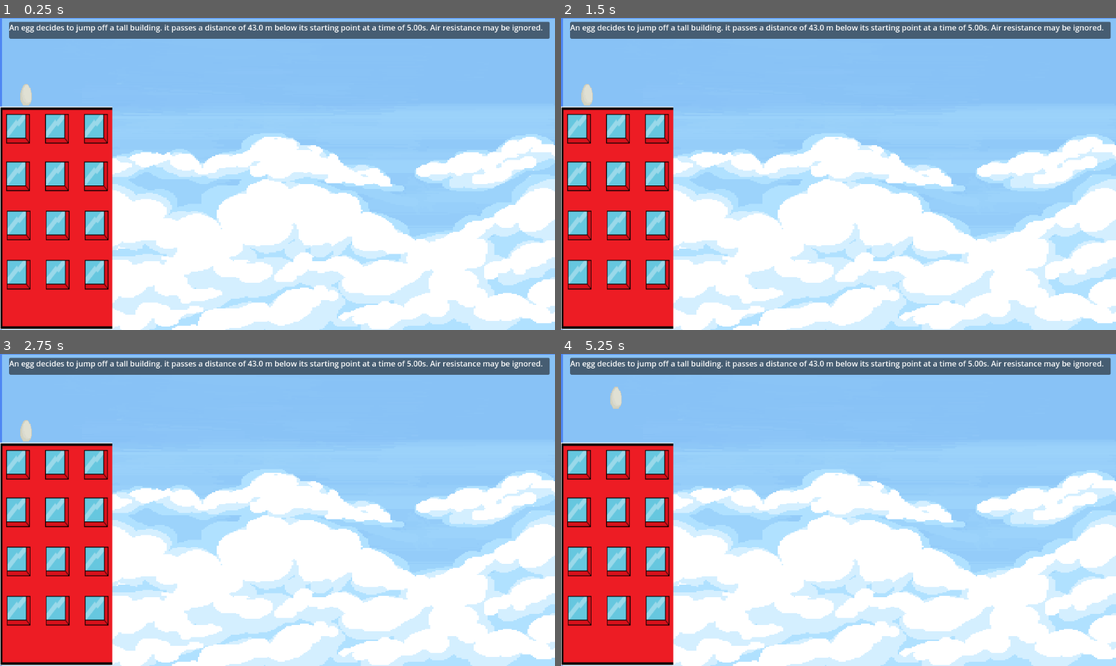
Above: before the commit, frames 1-4 (two rows, left to right).
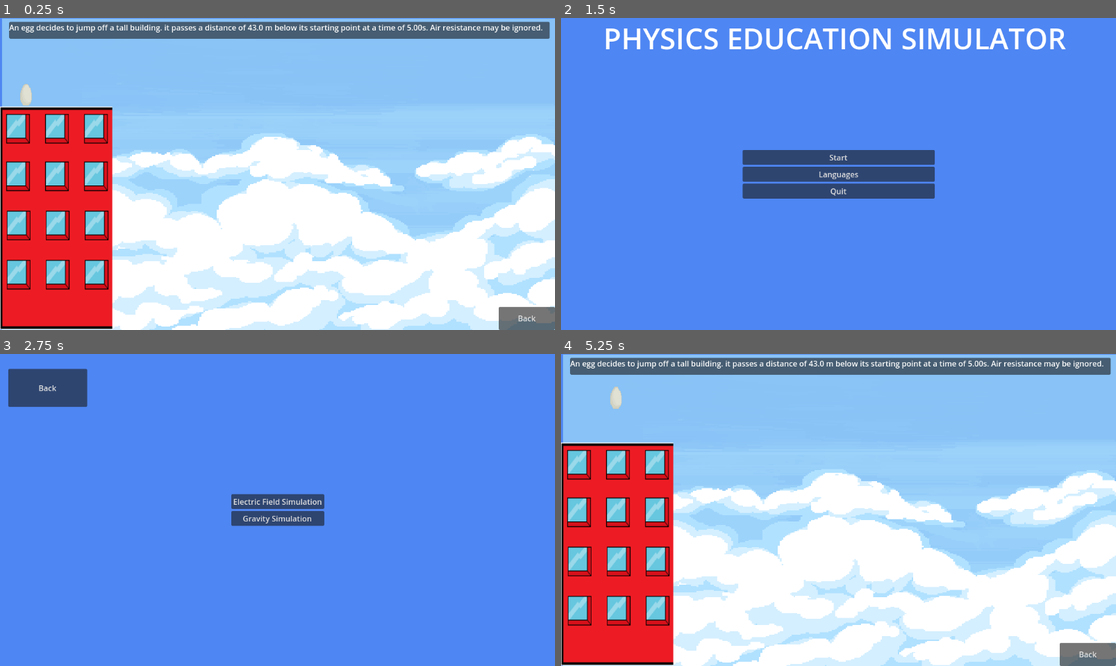
Above: after the commit, the same moments.

Repository: JumajiCa/mesa-u-hack
Game: Godot game, scene res://gravity-sim/main.tscn
Same seed, same stepped clock (60 frames per second), same inputs: the game is played once before the commit and once after it. This scene is started directly instead of the project's main scene.
Inputs (mouse positions are in pixels of both pictures, inside the frame that each line leads up to):
- Up to frame 1 (0.25 s): no input
- Up to frame 2 (1.5 s): click (1088, 317) at 0.5 s, where only the run after the commit has a clickable "Back"; click (610, 52) at 1.25 s, where only the run after the commit has a clickable "Back"
- Up to frame 3 (2.75 s): click (277, 494) at 2 s, where only the run after the commit has a clickable "Start"
- Up to frame 4 (5.25 s): click (838, 500) at 2.75 s, where only the run after the commit has a clickable "Electric Field Simulation"; click (583, 366) at 3.5 s, where only the run after the commit has a clickable "Back"; click (838, 519) at 4.25 s, where only the run after the commit has a clickable "Gravity Simulation"; tap Enter (ui_accept) at 5 s; move the mouse to (960, 494) at 5.02 s; hold Right (ui_right) from 5.03 s (still down)

The runs differ from the first frame. In frame 1, 0.7% of the frame differs, in the area x 89-100%, y 92-100%; in frame 2, 100%, in the area x 0-100%, y 0-100%; in frame 3, 99%; in frame 4, 0.7%.

Commit message:
Last Minute

Diff:
--- a/electric-simulations/charged-speed-sim/charged_speed_sim.tscn
+++ b/electric-simulations/charged-speed-sim/charged_speed_sim.tscn
@@ -1,7 +1,8 @@
-[gd_scene load_steps=4 format=3 uid="uid://bhsgm1ph38tqj"]
+[gd_scene load_steps=5 format=3 uid="uid://bhsgm1ph38tqj"]
 
 [ext_resource type="Script" uid="uid://cbi4o17rw5tl2" path="res://electric-simulations/charged-speed-sim/charged_speed_sim.gd" id="1_jc21v"]
 [ext_resource type="PackedScene" uid="uid://clnbivii6i2dj" path="res://electric-simulations/assets/particle/particle.tscn" id="1_puf32"]
+[ext_resource type="PackedScene" uid="uid://dx7a6cjcqkual" path="res://main-menu/Level_Button.tscn" id="2_cuhl6"]
 
 [sub_resource type="RectangleShape2D" id="RectangleShape2D_jc21v"]
 size = Vector2(18, 20)
@@ -89,6 +90,14 @@
 A = F/m
 d = 1/2A*t^2"
 
+[node name="Button" parent="ui" instance=ExtResource("2_cuhl6")]
+offset_left = 6.0
+offset_top = 137.0
+offset_right = 81.0
+offset_bottom = 172.0
+text = "Back"
+file_path = "uid://igynifjoqtc4"
+
 [node name="sim_timer" type="Timer" parent="."]
 one_shot = true
 
--- a/gravity-sim/main.tscn
+++ b/gravity-sim/main.tscn
@@ -1,9 +1,10 @@
-[gd_scene load_steps=7 format=4 uid="uid://dw7ycvst0wnfa"]
+[gd_scene load_steps=8 format=4 uid="uid://dw7ycvst0wnfa"]
 
 [ext_resource type="Texture2D" uid="uid://c2qmnm2g7iqlp" path="res://art/tilesetOpenGameBackground.png" id="1_jjvhh"]
 [ext_resource type="Texture2D" uid="uid://b5ic3kq7c5q1c" path="res://art/predio1.png" id="2_kry3j"]
 [ext_resource type="PackedScene" uid="uid://bivreq18bk2di" path="res://gravity-sim/main_character.tscn" id="3_21xkr"]
 [ext_resource type="PackedScene" uid="uid://bei2max0mxoto" path="res://gravity-sim/Question_1.tscn" id="4_6bp64"]
+[ext_resource type="PackedScene" uid="uid://dx7a6cjcqkual" path="res://main-menu/Level_Button.tscn" id="5_j81a1"]
 
 [sub_resource type="TileSetAtlasSource" id="TileSetAtlasSource_h2yge"]
 texture = ExtResource("2_kry3j")
@@ -420,3 +421,19 @@
 
 [node name="Area2D" parent="." instance=ExtResource("4_6bp64")]
 position = Vector2(20, -8)
+
+[node name="Button" parent="." instance=ExtResource("5_j81a1")]
+anchors_preset = 3
+anchor_left = 1.0
+anchor_top = 1.0
+anchor_right = 1.0
+anchor_bottom = 1.0
+offset_left = -117.0
+offset_top = -48.0
+offset_right = 0.0
+offset_bottom = 0.0
+grow_horizontal = 0
+grow_vertical = 0
+text = "Back
+"
+file_path = "uid://igynifjoqtc4"
--- a/main-menu/Scenes/Languages.tscn
+++ b/main-menu/Scenes/Languages.tscn
@@ -1,4 +1,6 @@
-[gd_scene format=3 uid="uid://coq8iaq24dcbm"]
+[gd_scene load_steps=2 format=3 uid="uid://coq8iaq24dcbm"]
+
+[ext_resource type="PackedScene" uid="uid://dx7a6cjcqkual" path="res://main-menu/Level_Button.tscn" id="1_vu0n8"]
 
 [node name="Languages" type="Control"]
 layout_mode = 3
@@ -7,3 +9,27 @@
 anchor_bottom = 1.0
 grow_horizontal = 2
 grow_vertical = 2
+
+[node name="VBoxContainer" type="VBoxContainer" parent="."]
+layout_mode = 1
+anchors_preset = 8
+anchor_left = 0.5
+anchor_top = 0.5
+anchor_right = 0.5
+anchor_bottom = 0.5
+offset_left = -40.5
+offset_top = -33.0
+offset_right = 40.5
+offset_bottom = 33.0
+grow_horizontal = 2
+grow_vertical = 2
+
+[node name="English" parent="VBoxContainer" instance=ExtResource("1_vu0n8")]
+layout_mode = 2
+text = "English
+"
+
+[node name="Spanish" parent="VBoxContainer" instance=ExtResource("1_vu0n8")]
+layout_mode = 2
+text = "Spanish
+"
--- a/main-menu/Scenes/Main Menu.tscn
+++ b/main-menu/Scenes/Main Menu.tscn
@@ -25,7 +25,7 @@
 grow_horizontal = 2
 theme = SubResource("Theme_h5syq")
 theme_override_font_sizes/font_size = 60
-text = "PHYSICS EDUCATION SIMULATOR 9000"
+text = "PHYSICS EDUCATION SIMULATOR "
 
 [node name="VBoxContainer" type="VBoxContainer" parent="."]
 layout_mode = 1
@@ -50,6 +50,7 @@
 [node name="Languages" parent="VBoxContainer" instance=ExtResource("1_ahocb")]
 layout_mode = 2
 text = "Languages"
+file_path = "uid://coq8iaq24dcbm"
 
 [node name="Quit" parent="VBoxContainer" instance=ExtResource("1_ahocb")]
 layout_mode = 2
--- a/main-menu/Scenes/Project Selection Menu.tscn
+++ b/main-menu/Scenes/Project Selection Menu.tscn
@@ -10,11 +10,6 @@
 grow_horizontal = 2
 grow_vertical = 2
 metadata/_edit_use_anchors_ = true
-
-[node name="Image Background" type="TextureRect" parent="."]
-layout_mode = 0
-offset_right = 40.0
-offset_bottom = 40.0
 
 [node name="VBoxContainer" type="VBoxContainer" parent="."]
 layout_mode = 1
@@ -39,7 +34,13 @@
 [node name="Gravity" parent="VBoxContainer" instance=ExtResource("1_a6586")]
 layout_mode = 2
 text = "Gravity Simulation"
+file_path = "uid://dw7ycvst0wnfa"
 
 [node name="Button" parent="." instance=ExtResource("1_a6586")]
 layout_mode = 0
+offset_left = 17.0
+offset_top = 31.0
+offset_right = 181.0
+offset_bottom = 110.0
 text = "Back"
+file_path = "uid://q182tx0exdu"
